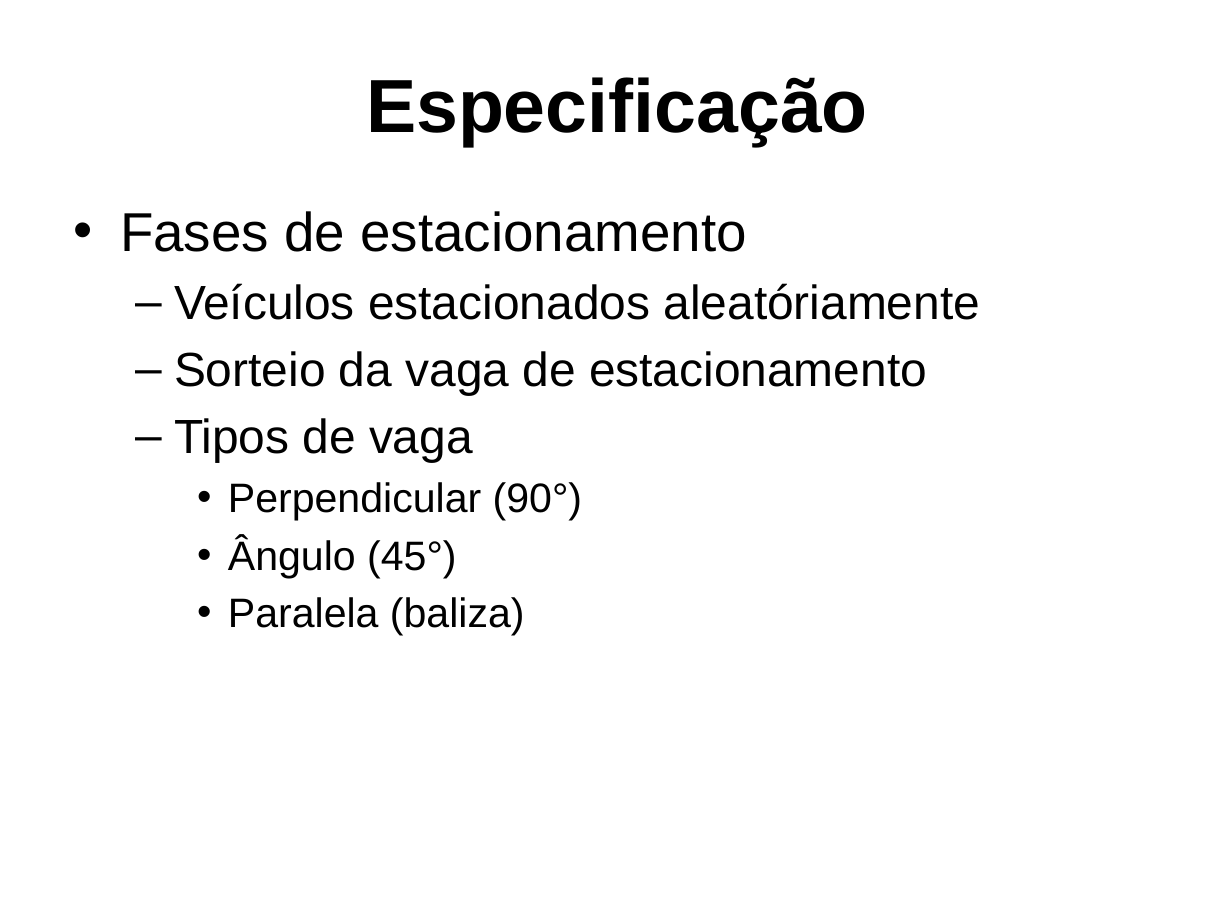
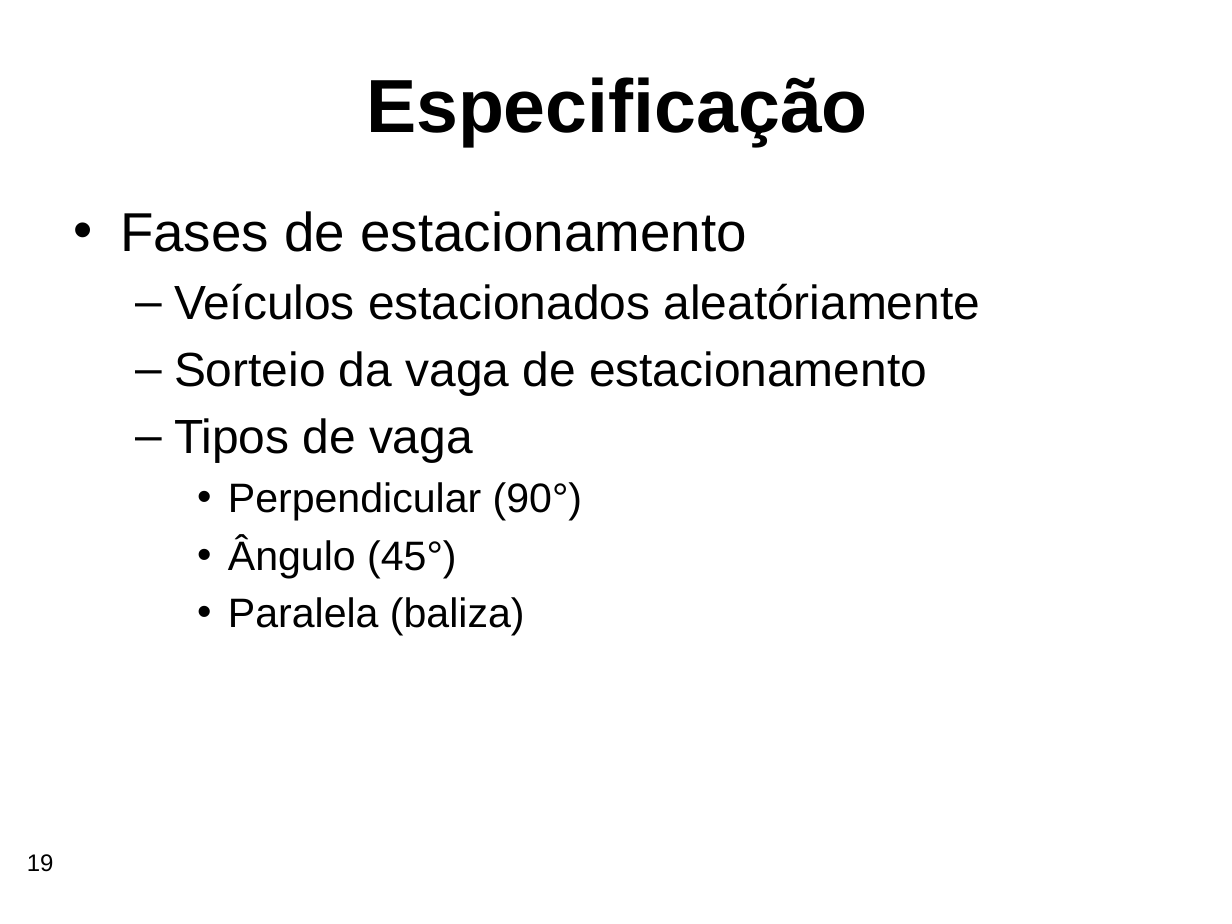
Before and after one commit to gustavobruder/furb-bcc-tcc-2026, a slide deck: slide 19 of Documentos/Apresentacao-TCC-BCC-GustavoBaroniBruder.pptx (slide 17 before the commit). Drawn at 1232x924 pixels with LibreOffice and Linux fonts; fonts in the diff are those of the drawing; background and template pictures are left out. Boxes give left, top, right and bottom in pixels: in the first picture for what was removed or moved away, otherwise in the second. Text is boxed around its words. In the diff, an @@ line names an element or a change of style, - is before the commit and + after.

```diff
--- a/Documentos/Apresentacao-TCC-BCC-GustavoBaroniBruder.pptx
+++ b/Documentos/Apresentacao-TCC-BCC-GustavoBaroniBruder.pptx
@@ page number added at [27,854,54,872], 14 pt, text #000000 @@
+19
```
Also in this commit, not shown: 27 other slides changed, 16 slides added, 3 slides removed, 1 other file.
